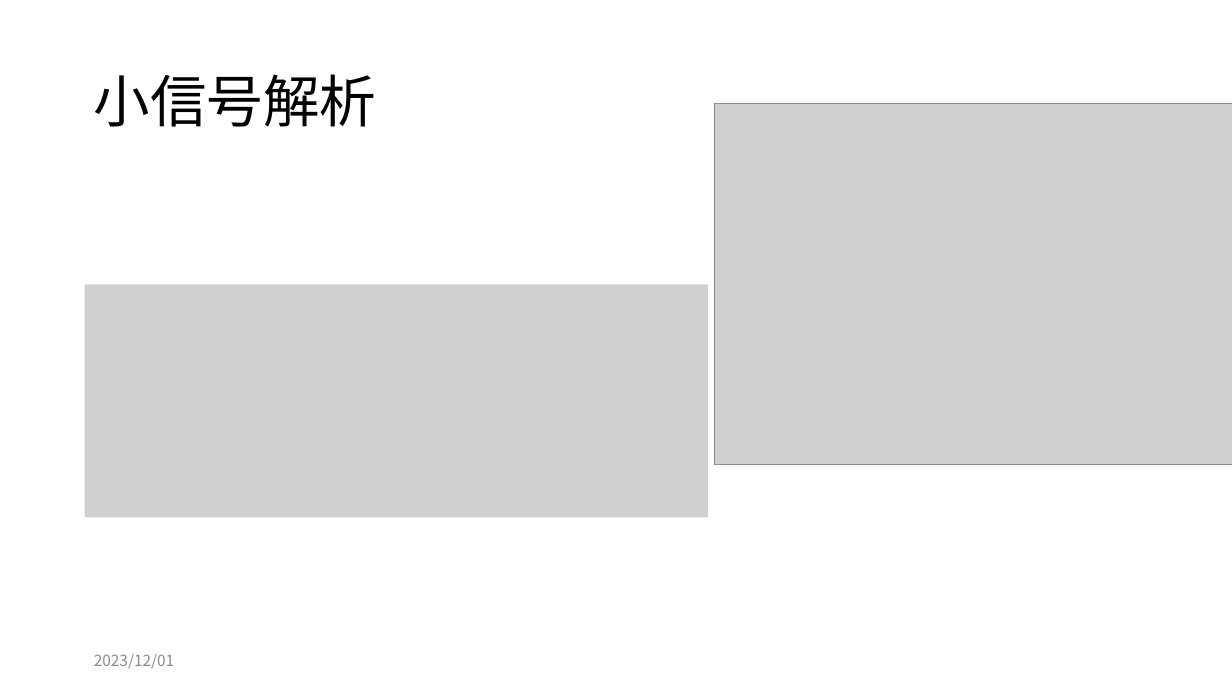
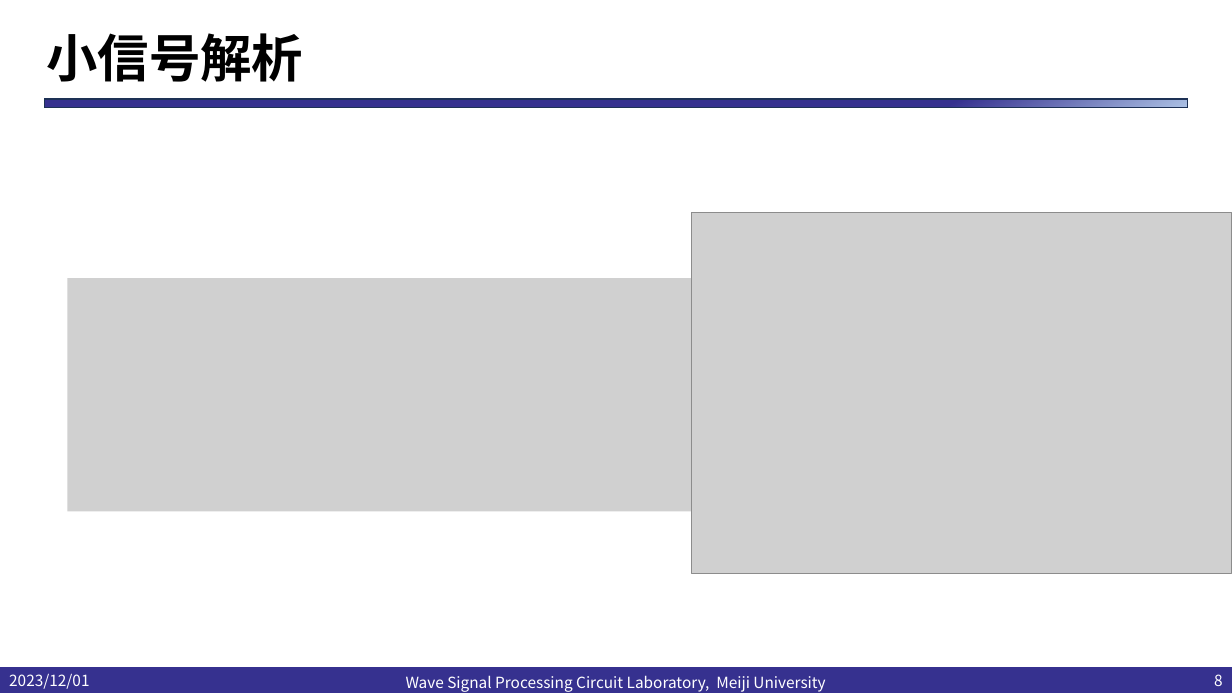
Before and after one commit to kjm-desktop10400/reserch, a slide deck: slide 8 of folded_gilbert/seminar/20231205/20231201小島光.pptx. Drawn at 1232x693 pixels with LibreOffice and Linux fonts; fonts in the diff are those of the drawing; grey boxes stand for pictures; background and template pictures are left out. Boxes give left, top, right and bottom in pixels: in the first picture for what was removed or moved away, otherwise in the second. Text is boxed around its words. In the diff, an @@ line names an element or a change of style, - is before the commit and + after.

```diff
--- a/folded_gilbert/seminar/20231205/20231201小島光.pptx
+++ b/folded_gilbert/seminar/20231205/20231201小島光.pptx
@@ title "小信号解析": place and size @@
-title "小信号解析" at (94,74,376,127)
+title "小信号解析" at (47,33,303,82)
@@ title "小信号解析" at (47,33,303,82): size 44 to 40 pt, bold on @@
@@ rectangle added at (44,99,1188,107), fill gradient #36318F to #ABC0E4 to #C7D5ED, outline #1E3256 1 pt @@
@@ picture: place and size @@
-picture at (714,104,1232,465)
+picture at (691,213,1232,574)
@@ picture: place and size @@
-picture at (85,285,709,518)
+picture at (67,278,725,511)
@@ text "2023/12/01": place and size @@
-text "2023/12/01" at (94,654,174,669)
+text "2023/12/01" at (9,673,89,689)
@@ text "2023/12/01" at (9,673,89,689): text colour #8C8C8C to #FFFFFF @@
@@ rectangle added at (0,668,1232,693), fill #36318F, outline #36318F 1 pt @@
@@ text added at (406,675,825,692), 12 pt, text #FFFFFF @@
+Wave Signal Processing Circuit Laboratory, Meiji University
@@ page number added at (1214,674,1223,686), 12 pt, text #FFFFFF @@
+8
```
Also in this commit, not shown: 7 other slides changed, 15 slides added, 10 other files.
